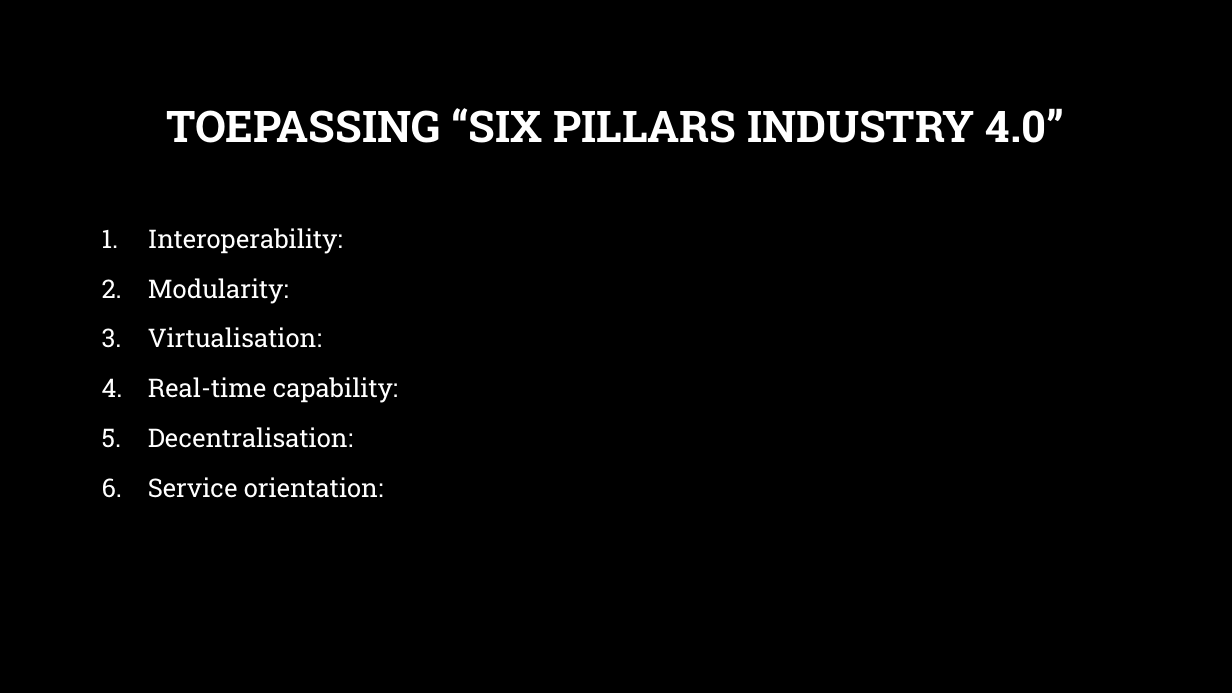
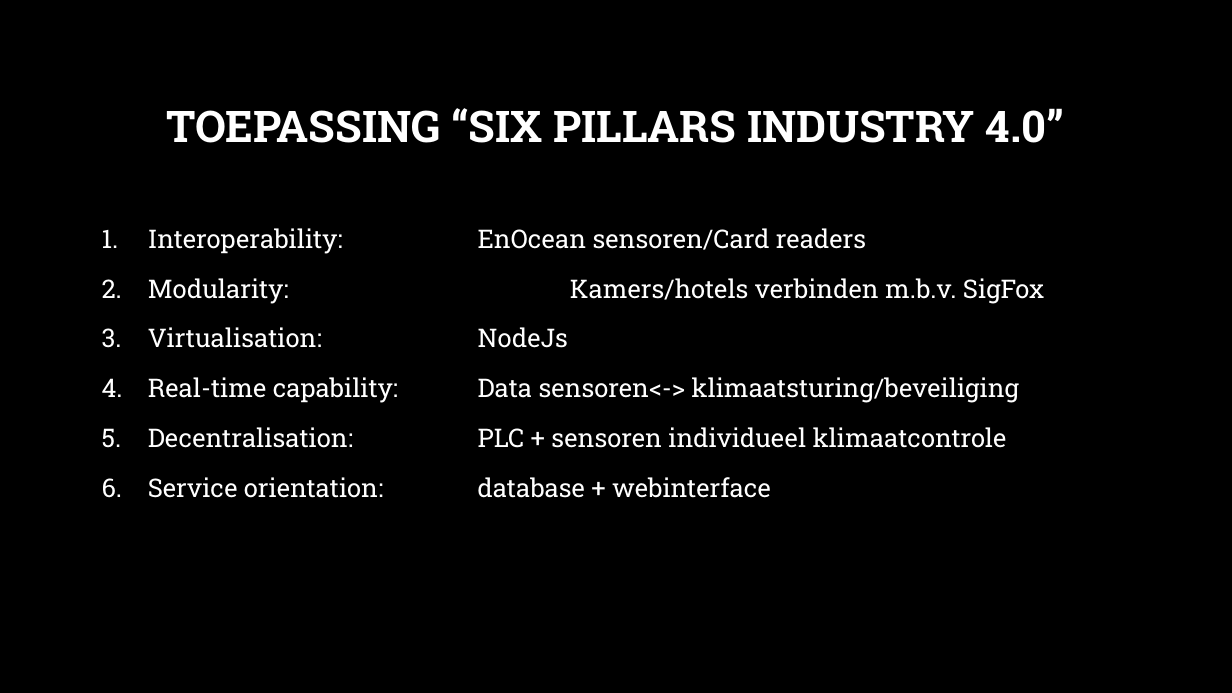
Before and after one commit to Koffiejoe/IA-EnOcean, a slide deck: slide 6 of Presentaties/1Projectvoorstel/Projectvoorstel.pptx. Drawn at 1232x693 pixels with LibreOffice and Linux fonts; fonts in the diff are those of the drawing; background and template pictures are left out. Boxes give left, top, right and bottom in pixels: in the first picture for what was removed or moved away, otherwise in the second. Text is boxed around its words. In the diff, an @@ line names an element or a change of style, - is before the commit and + after.

Commit message:
bijna af

```diff
--- a/Presentaties/1Projectvoorstel/Projectvoorstel.pptx
+++ b/Presentaties/1Projectvoorstel/Projectvoorstel.pptx
@@ text at [148, 228, 1044, 498]: text changed @@
-1. Interoperability:
-2. Modularity:
-3. Virtualisation:
-4. Real-time capability:
-5. Decentralisation:
-6. Service orientation:
+1. Interoperability: EnOcean sensoren/Card readers
+2. Modularity: Kamers/hotels verbinden m.b.v. SigFox
+3. Virtualisation: NodeJs
+4. Real-time capability: Data sensoren<-> klimaatsturing/beveiliging
+5. Decentralisation: PLC + sensoren individueel klimaatcontrole
+6. Service orientation: database + webinterface
```
